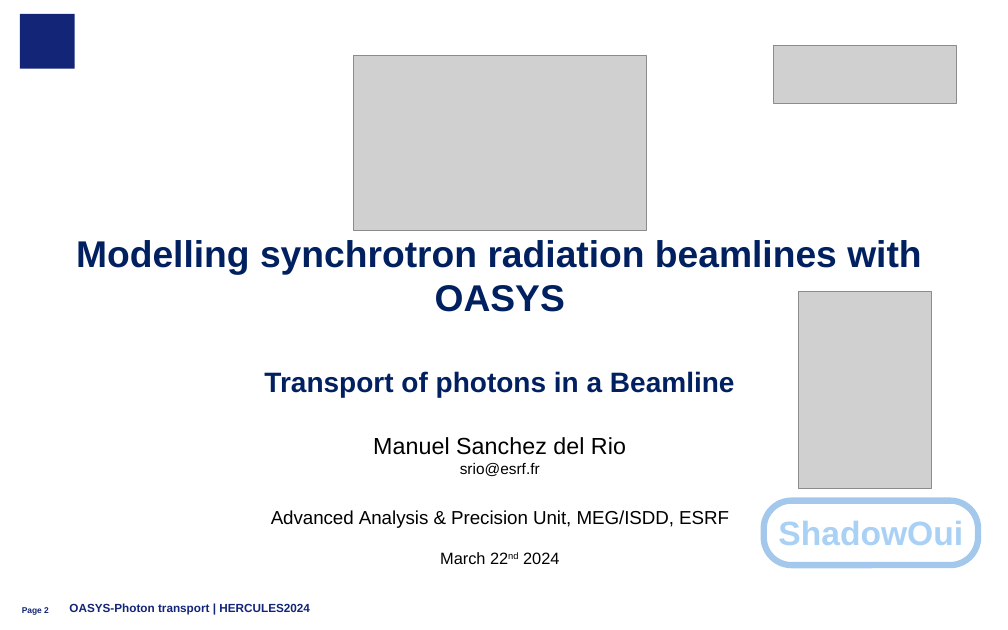
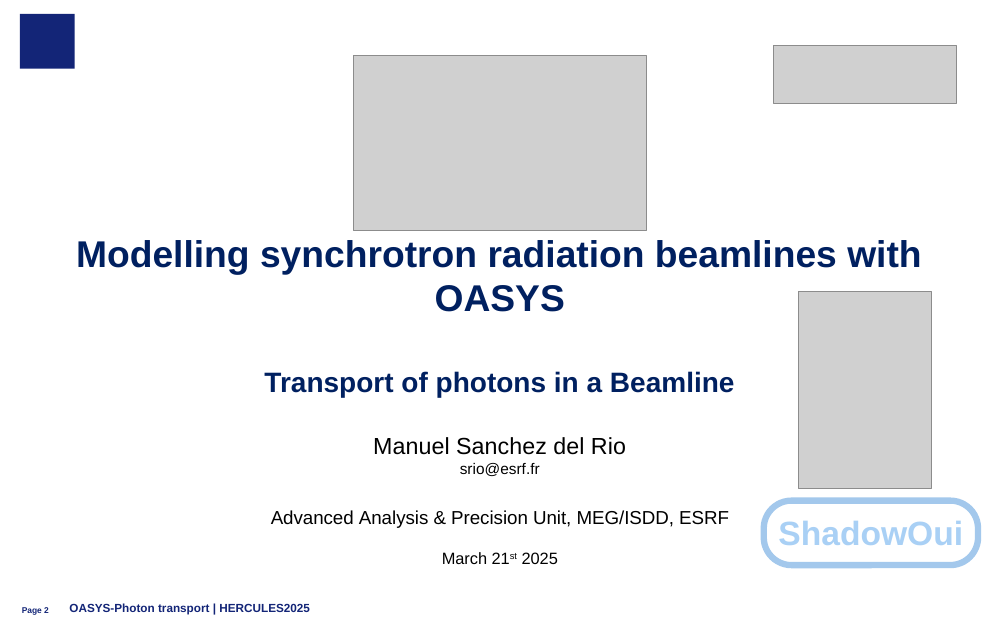
Before and after one commit to oasys-esrf-kit/oasys_hercules_2025, a slide deck: slide 2 of hercules2025_C_photon_transport.pptx. Drawn at 1008x630 pixels with LibreOffice and Linux fonts; fonts in the diff are those of the drawing; grey boxes stand for pictures; background and template pictures are left out. Boxes give left, top, right and bottom in pixels: in the first picture for what was removed or moved away, otherwise in the second. Text is boxed around its words. In the diff, an @@ line names an element or a change of style, - is before the commit and + after.

```diff
--- a/hercules2025_C_photon_transport.pptx
+++ b/hercules2025_C_photon_transport.pptx
@@ text at [442,552,558,564]: text changed @@
-March 22nd 2024
+March 21st 2025
@@ text at [69,603,310,615]: text changed @@
-OASYS-Photon transport | HERCULES2024
+OASYS-Photon transport | HERCULES2025
```
Also in this commit, not shown: 11 other slides changed, 7 other files.
